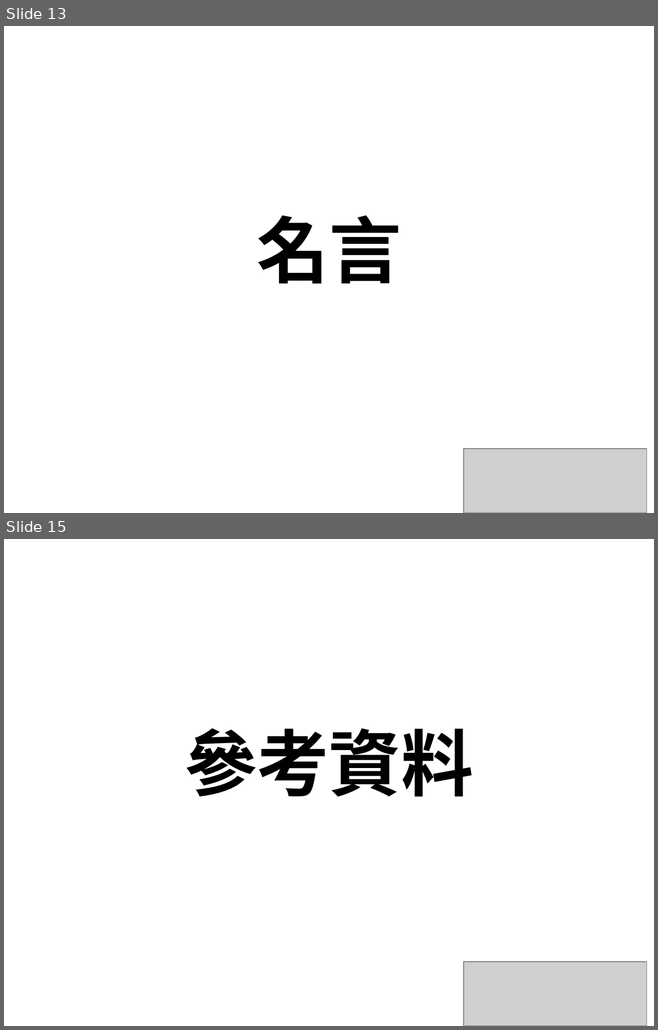
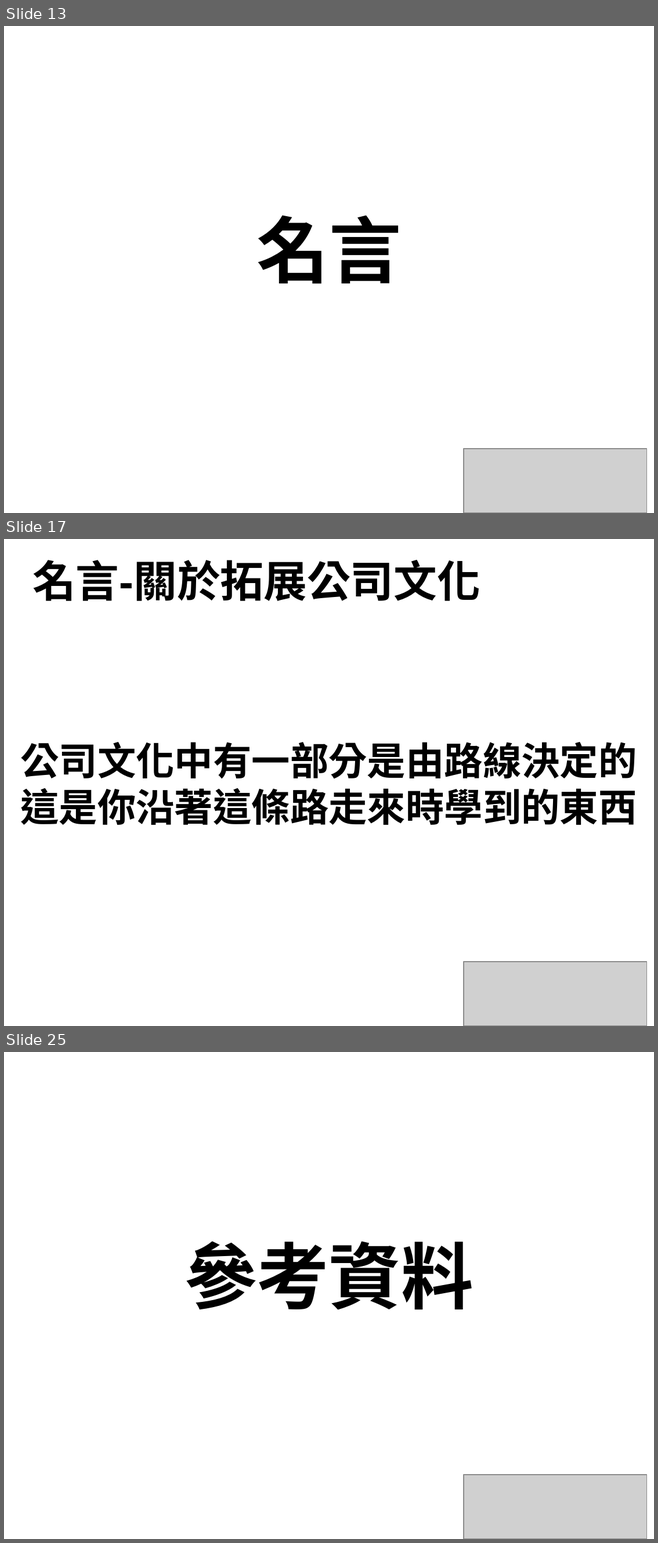
Before and after one commit to alex19891118/NTUB105, a slide deck: Amazon/Jeff Bezos .pptx. Shown one above the other, each under a label of ours: slides 13 and 15 before the commit, slides 13, 17 and 25 after it; the slides between them are not shown. The pictures are 658x1030 and 658x1543 pixels, drawn with LibreOffice and Linux fonts; fonts in the diff are those of the drawing; grey boxes stand for pictures. Boxes give left, top, right and bottom in pixels: in the first picture for what was removed or moved away, otherwise in the second. Text is boxed around its words. In the diff, an @@ line names an element or a change of style, - is before the commit and + after.

```diff
--- a/Amazon/Jeff Bezos .pptx
+++ b/Amazon/Jeff Bezos .pptx
@@ slide 17 added at (x1=4, y1=539, x2=654, y2=1026), background #FFFFFF @@
@@ title added at (x1=32, y1=560, x2=480, y2=601), 36 pt, text #000000, bold @@
+名言-關於拓展公司文化
@@ text added at (x1=20, y1=742, x2=636, y2=825), 32 pt, text #000000, bold @@
+公司文化中有一部分是由路線決定的這是你沿著這條路走來時學到的東西
@@ picture added at (x1=463, y1=962, x2=646, y2=1026) @@
@@ what was slide 15 is now slide 25 @@
```
Also in this commit, not shown: 10 other slides added, 1 slide removed.
